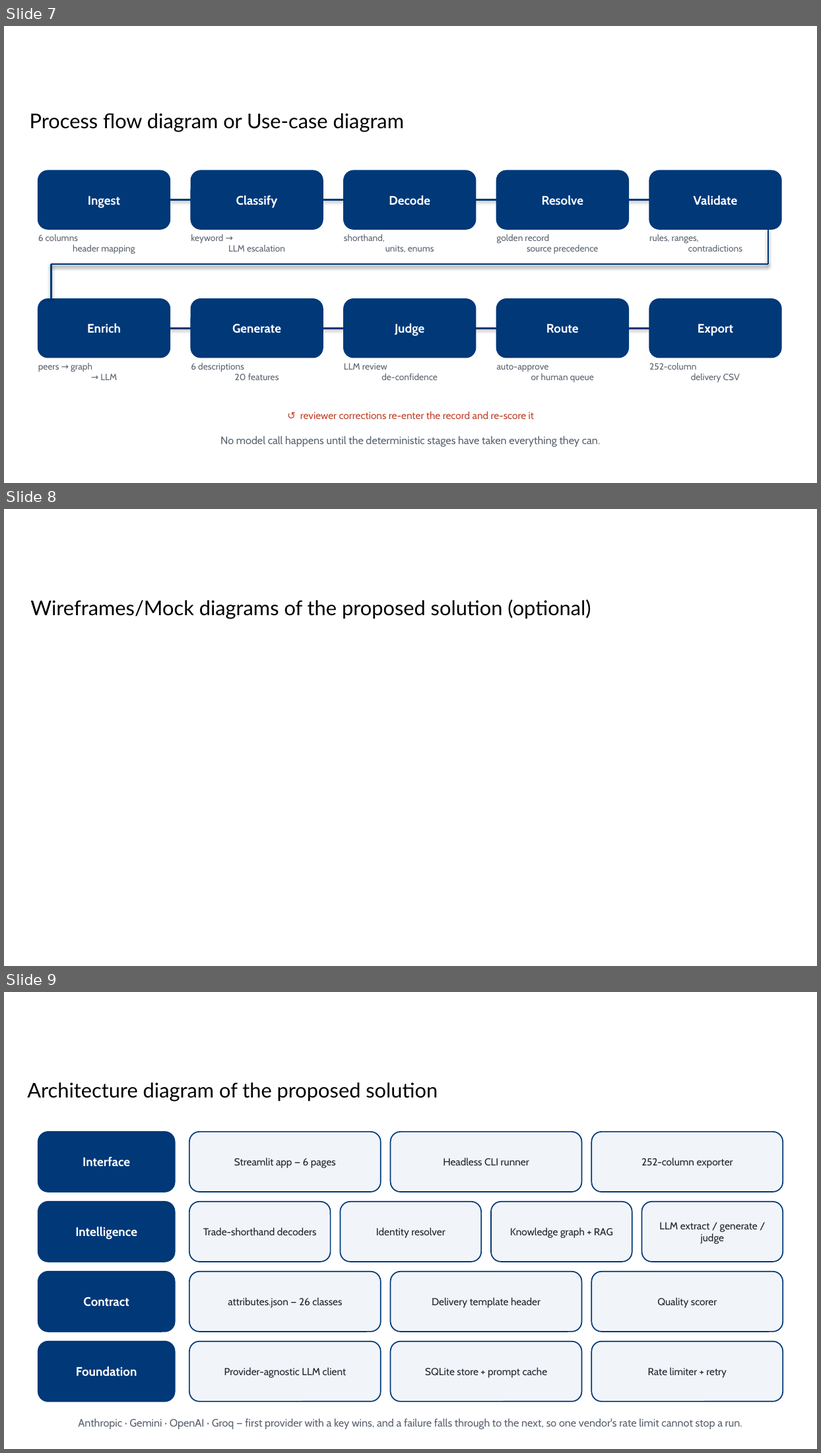
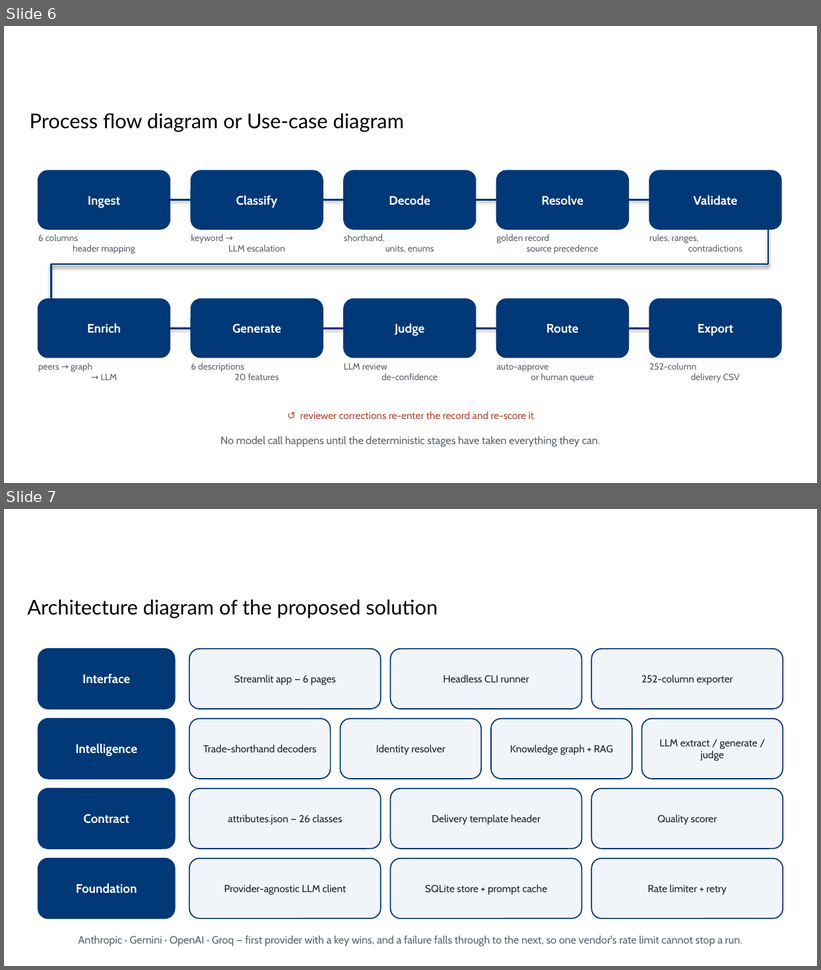
Before and after one commit to ishaan-sandhwar/product-intelligence-engine, a slide deck: UniHack_Prototype_Deck.pptx. Shown one above the other, each under a label of ours: slides 7, 8 and 9 before the commit, slides 6 and 7 after it. The pictures are 821x1453 and 821x970 pixels, drawn with LibreOffice and Linux fonts; fonts in the diff are those of the drawing; background and template pictures are left out. Boxes give left, top, right and bottom in pixels: in the first picture for what was removed or moved away, otherwise in the second. Text is boxed around its words. In the diff, an @@ line names an element or a change of style, - is before the commit and + after.

```diff
--- a/UniHack_Prototype_Deck.pptx
+++ b/UniHack_Prototype_Deck.pptx
@@ slide 8 removed at (4,509,817,966), background picture (left out) @@
@@ text removed at (30,599,591,619) @@
-Wireframes/Mock diagrams of the proposed solution (optional)
@@ what was slide 7 is now slide 6 @@
@@ what was slide 9 is now slide 7 @@
```
Also in this commit, not shown: 5 slides changed, 1 other slide removed, 13 other files.
